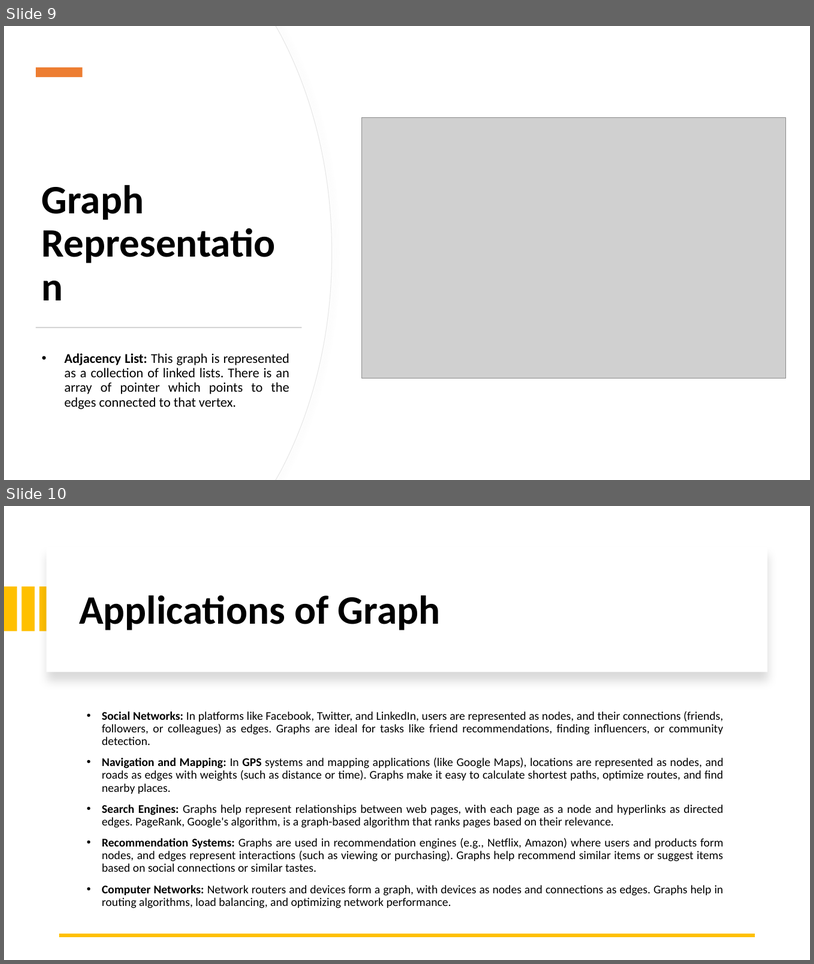
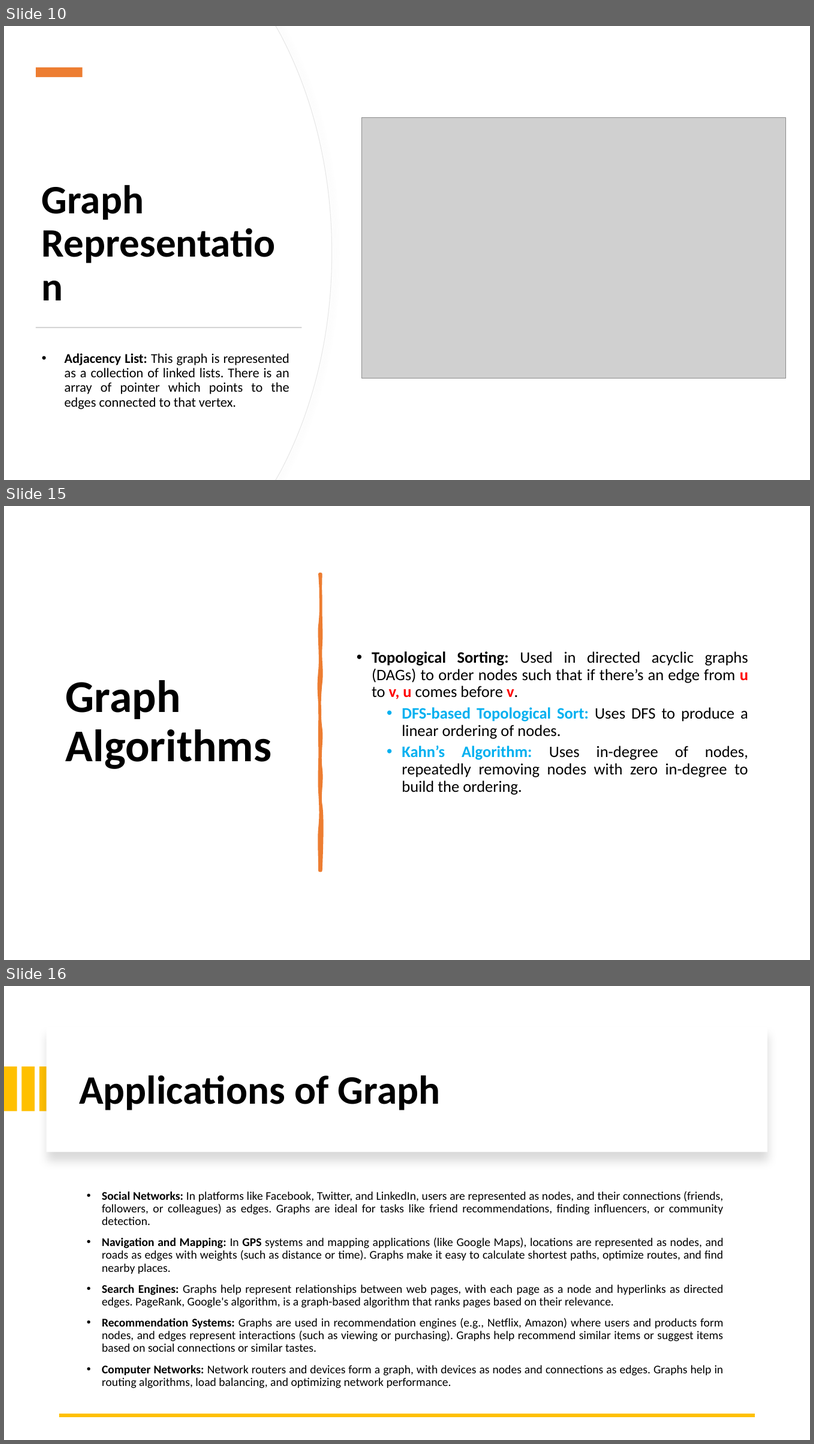
Before and after one commit to alaminbhuyan/DSA-In-Python, a slide deck: Data Structure & Algorithm PDF/Graph Data Structure.pptx. Shown one above the other, each under a label of ours: slides 9 and 10 before the commit, slides 10, 15 and 16 after it; the slides between them are not shown. The pictures are 814x964 and 814x1444 pixels, drawn with LibreOffice and Linux fonts; fonts in the diff are those of the drawing; grey boxes stand for pictures. Boxes give left, top, right and bottom in pixels: in the first picture for what was removed or moved away, otherwise in the second. Text is boxed around its words. In the diff, an @@ line names an element or a change of style, - is before the commit and + after.

Commit message:
Update Graph Data Structure PPTX file
Replaces the previous version of 'Graph Data Structure.pptx' with an updated file. Specific content changes are not detailed in the diff.

```diff
--- a/Data Structure & Algorithm PDF/Graph Data Structure.pptx
+++ b/Data Structure & Algorithm PDF/Graph Data Structure.pptx
@@ slide 15 added at <box>4,506,810,960</box>, background #FFFFFF @@
@@ freeform shape added at <box>320,574,321,870</box>, fill #ED7D31, outline #ED7D31 3.25 pt @@
@@ subtitle added at <box>372,651,749,795</box>, 19 pt, text #000000 @@
+• Topological Sorting: Used in directed acyclic graphs (DAGs) to order nodes such that if there’s an edge from u to v, u comes before v.
+  • DFS-based Topological Sort: Uses DFS to produce a linear ordering of nodes.
+  • Kahn’s Algorithm: Uses in-degree of nodes, repeatedly removing nodes with zero in-degree to build the ordering.
@@ title added at <box>66,680,272,769</box>, 54 pt, text #000000, bold @@
+Graph Algorithms
@@ what was slide 9 is now slide 10 @@
@@ what was slide 10 is now slide 16 @@
```
Also in this commit, not shown: 3 slides changed, 4 other slides added.
